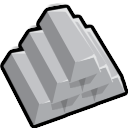
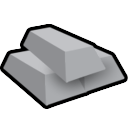
Revision of a layered 128×128 image; what changed, layer by layer:
added group "Group 15" with 16 layers above "Group 9" over (0, 2, 128, 128)
added group "Copy of Group 11" (1st of 2, in "Group 15") with 4 layers in group "Group 15" over (0, 2, 128, 128)
added layer "Paint Layer 12" (1st of 3, in "Group 15" › "Copy of Group 11") in group "Copy of Group 11" over (8, 42, 128, 106)
added layer "Paint Layer 13" (1st of 3, in "Group 15" › "Copy of Group 11") in group "Copy of Group 11" over (8, 2, 128, 106)
added layer "Paint Layer 10" (1st of 3, in "Group 15" › "Copy of Group 11") in group "Copy of Group 11" over (17, 2, 128, 111)
added layer "Paint Layer 16" (88%) in group "Group 15" over (0, 2, 128, 128)
added group "Group 11" with 4 layers in group "Group 15" over (0, 2, 125, 128)
added layer "Paint Layer 12" (2nd of 3, in "Group 15" › "Group 11") in group "Group 11" over (0, 65, 116, 128)
added layer "Paint Layer 13" (2nd of 3, in "Group 15" › "Group 11") in group "Group 11" over (0, 2, 116, 128)
added layer "Paint Layer 10" (2nd of 3, in "Group 15" › "Group 11") in group "Group 11" over (0, 6, 125, 128)
added group "Copy of Group 11" (2nd of 2, in "Group 15") with 4 layers in group "Group 15" over (0, 2, 128, 128)
added layer "Paint Layer 12" (3rd of 3, in "Group 15" › "Copy of Group 11") in group "Copy of Group 11" over (37, 48, 128, 112)
added layer "Paint Layer 13" (3rd of 3, in "Group 15" › "Copy of Group 11") in group "Copy of Group 11" over (37, 2, 128, 112)
added layer "Paint Layer 10" (3rd of 3, in "Group 15" › "Copy of Group 11") in group "Copy of Group 11" over (0, 2, 128, 117)
hid group "Group 9" (32 layers) over (0, 2, 128, 128)
